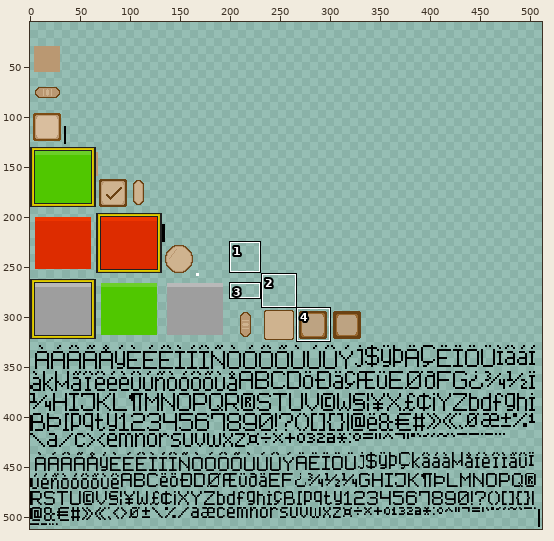
Two versions of one sprite sheet, assets/Game_UI_Skin/Game_UI_Skin.png. The picture above shows the old version from afar; the outline marks the close-up.
Close-up. The starting point:
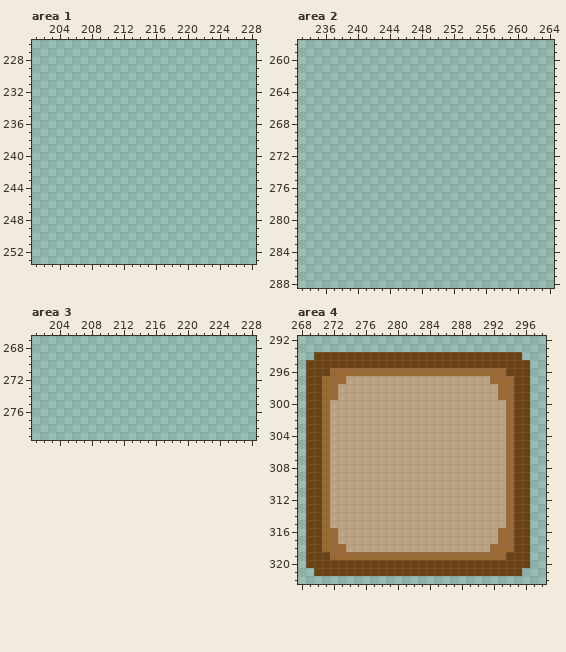
The file is 512x512 pixels. Pixels under 10% opacity are left out. Colours within 5 levels of each other are drawn and written as one. Shown: area 1: x 201..228, y 226..253; area 2: x 233..264, y 258..288; area 3: x 201..228, y 267..279; area 4: x 268..298, y 292..322. The wide view leaves out empty margins. The commit also changed other parts of the picture, which this record leaves out.
The result:
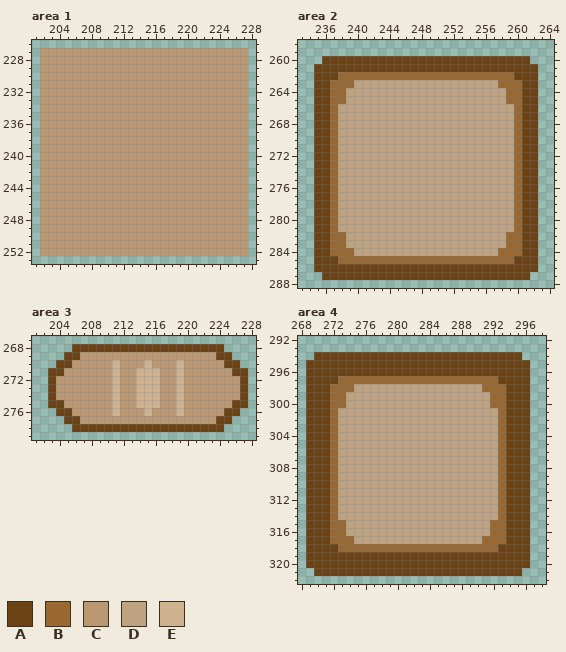
Palette (. is transparent): A #6b4213  B #996931  C #ba9872  D #bda382  E #cfb38f
Change:
Area 1:
y 227..252: x 202..227 .......................... -> CCCCCCCCCCCCCCCCCCCCCCCCCC
Area 2:
y 260: x 236..261 .......................... -> AAAAAAAAAAAAAAAAAAAAAAAAAA
y 261: x 235..262 ............................ -> AAAAAAAAAAAAAAAAAAAAAAAAAAAA
y 262: x 235..262 ............................ -> AAABBBBBBBBBBBBBBBBBBBBBBAAA
y 263: x 235..262 ............................ -> AABBBDDDDDDDDDDDDDDDDDDBBBAA
y 264..265: x 235..262 ............................ -> AABBDDDDDDDDDDDDDDDDDDDDBBAA
y 266..281: x 235..262 ............................ -> AABDDDDDDDDDDDDDDDDDDDDDDBAA
y 282..283: x 235..262 ............................ -> AABBDDDDDDDDDDDDDDDDDDDDBBAA
y 284: x 235..262 ............................ -> AABBBDDDDDDDDDDDDDDDDDDBBBAA
y 285: x 235..262 ............................ -> AAABBBBBBBBBBBBBBBBBBBBBBAAA
y 286: x 235..262 ............................ -> AAAAAAAAAAAAAAAAAAAAAAAAAAAA
y 287: x 236..261 .......................... -> AAAAAAAAAAAAAAAAAAAAAAAAAA
Area 3:
y 268: x 206..224 ................... -> AAAAAAAAAAAAAAAAAAA
y 269: x 205..225 ..................... -> AACCCCCCCCCCCCCCCCCAA
y 270: x 204..226 ....................... -> AACCCCCECCCECCCECCCCCAA
y 271: x 203..227 ......................... -> AACCCCCCECCEEECCECCCCCCAA
y 272..274: x 203..227 ......................... -> ACCCCCCCECCEEECCECCCCCCCA
y 275: x 203..227 ......................... -> AACCCCCCECCEEECCECCCCCCAA
y 276: x 204..226 ....................... -> AACCCCCECCCECCCECCCCCAA
y 277: x 205..225 ..................... -> AACCCCCCCCCCCCCCCCCAA
y 278: x 206..224 ................... -> AAAAAAAAAAAAAAAAAAA
Area 4:
y 296: x 272..293 BBBBBBBBBBBBBBBBBBBBBB -> AAAAAAAAAAAAAAAAAAAAAA
y 297: x 271..272 BB -> AA; x 274..291 DDDDDDDDDDDDDDDDDD -> BBBBBBBBBBBBBBBBBB; x 293..294 BB -> AA
y 298: x 271 B -> A; x 273..274 DD -> BB; x 291..292 DD -> BB; x 294 B -> A
y 299: x 271 B -> A; x 273 D -> B; x 292 D -> B; x 294 B -> A
y 300: x 271..273 BDD -> ABB; x 292..294 DDB -> BBA
y 301..314: x 271..272 BD -> AB; x 293..294 DB -> BA
y 315: x 271..273 BDD -> ABB; x 292..294 DDB -> BBA
y 316: x 271 B -> A; x 273 D -> B; x 292 D -> B; x 294 B -> A
y 317: x 271 B -> A; x 273..274 DD -> BB; x 291..292 DD -> BB; x 294 B -> A
y 318: x 271..272 BB -> AA; x 274..291 DDDDDDDDDDDDDDDDDD -> BBBBBBBBBBBBBBBBBB; x 293..294 BB -> AA
y 319: x 272..293 BBBBBBBBBBBBBBBBBBBBBB -> AAAAAAAAAAAAAAAAAAAAAA
Where, in picture pixels (left, top, right, bottom), the same in both close-ups:
added: (40, 48, 248, 256)
added: (314, 56, 538, 280)
added: (48, 344, 248, 432)
changed: (322, 368, 514, 560)
